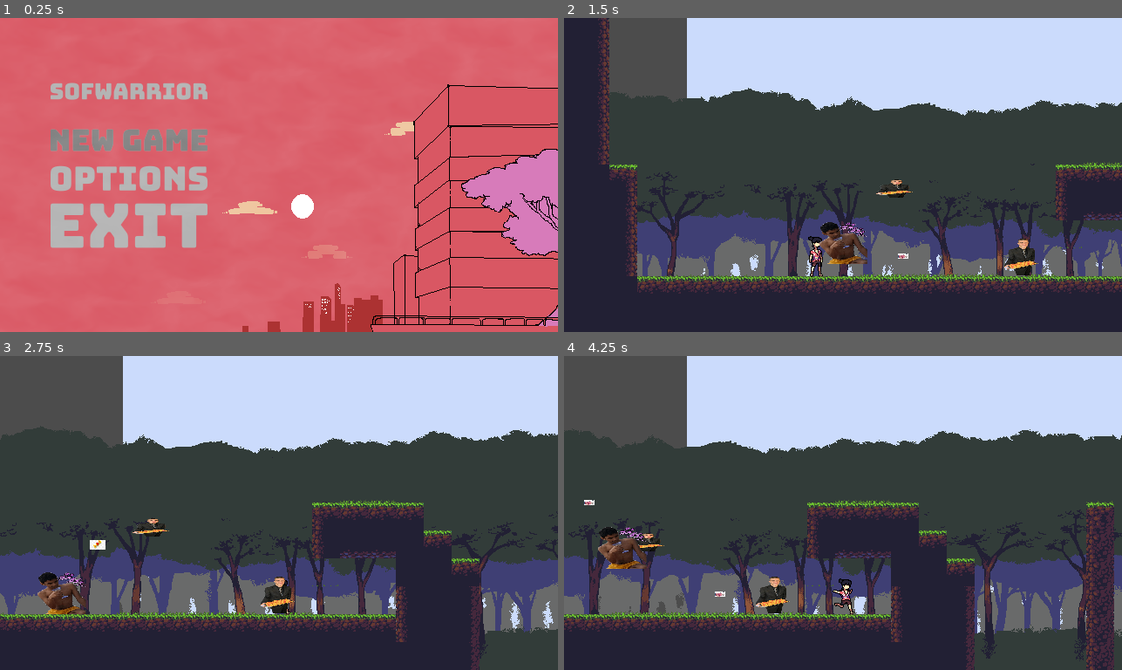
Above: before the commit, frames 1-4 (two rows, left to right).
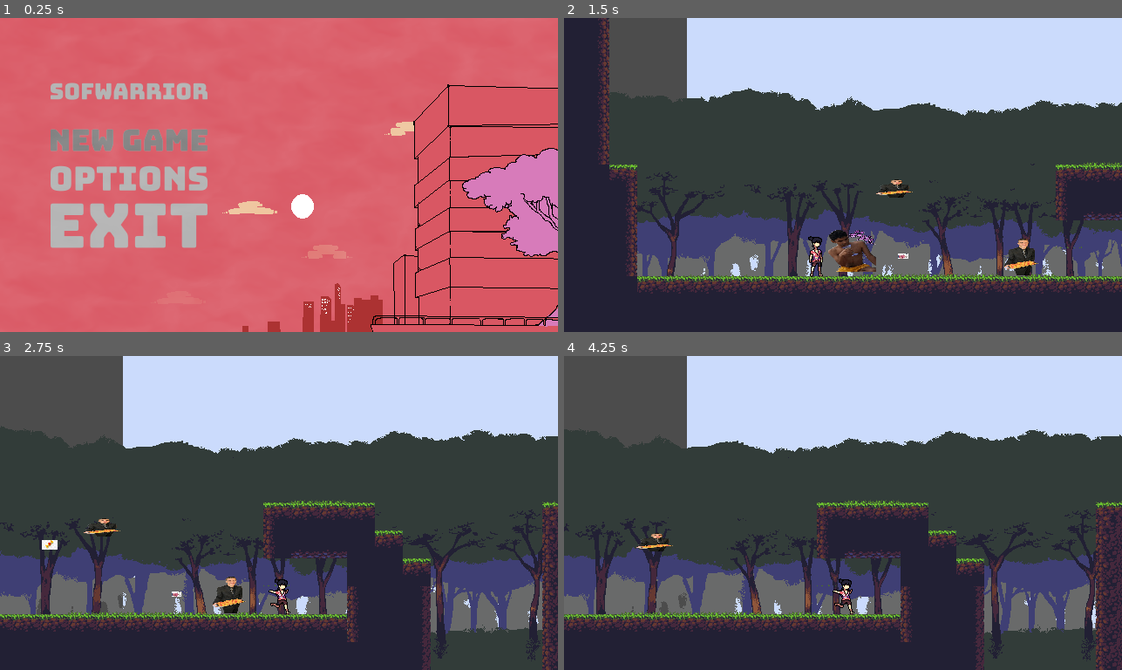
Above: after the commit, the same moments.

Repository: marcelo-lemos/Softwarrior
Game: Godot game, scene res://Nodes/UI/TitleScreen.tscn
Same seed, same stepped clock (60 frames per second), same inputs: the game is played once before the commit and once after it. The engine's default icon, where the game draws it, is replaced by a stand-in: a white triangle on a blue panel in a dark square.
Inputs (mouse positions are in pixels of both pictures, inside the frame that each line leads up to):
- Up to frame 1 (0.25 s): no input
- Up to frame 2 (1.5 s): click (692, 140) at 0.5 s; tap Enter (ui_accept) at 1.25 s; hold Right (ui_right) from 1.28 s (still down); hold X (attack) from 1.28 s (still down)
- Up to frame 3 (2.75 s): keep holding Right (ui_right); tap Z (jump) at 1.52, 2.27 s; tap C (dash) at 1.55, 2.1 s; release X (attack) at 2.03 s; tap X (attack) at 2.3 s
- Up to frame 4 (4.25 s): release Right (ui_right) at 2.78 s; hold Left (ui_left) 2.78-3.53 s; hold X (attack) 2.78-3.53 s; tap C (dash) at 3.05, 3.6 s; hold Right (ui_right) from 3.53 s (still down); tap Z (jump) at 3.77 s; tap X (attack) at 3.8 s

The runs differ from the first frame. In frame 1, 0.2% of the frame differs, in the area x 82-100%, y 41-77%; in frame 2, 1.0%; in frame 3, 23%, in the area x 0-100%, y 22-100%; in frame 4, 17%.

Commit message:
fixing general collision layers; player now can take damage and die

Diff:
--- a/game/Nodes/Characters/Enemies/AirShooterH.tscn
+++ b/game/Nodes/Characters/Enemies/AirShooterH.tscn
@@ -7,11 +7,6 @@
 
 [sub_resource type="SpriteFrames" id=1]
 animations = [ {
-"frames": [  ],
-"loop": true,
-"name": "shoot",
-"speed": 5.0
-}, {
 "frames": [ ExtResource( 3 ) ],
 "loop": true,
 "name": "move",
@@ -20,6 +15,11 @@
 "frames": [  ],
 "loop": true,
 "name": "die",
+"speed": 5.0
+}, {
+"frames": [  ],
+"loop": true,
+"name": "shoot",
 "speed": 5.0
 } ]
 
--- a/game/Nodes/Characters/Enemies/AirShooterV.gd
+++ b/game/Nodes/Characters/Enemies/AirShooterV.gd
@@ -12,7 +12,7 @@
 var direction = Vector2(0,1)
 
 #control
-var health = 3
+var health = 1
 var is_dead = false
 
 func _ready():
@@ -20,7 +20,7 @@
 
 func _process(delta):
 	if is_dead == false:
-		if position.y > move_range or position.y < -move_range:
+		if (position.y > move_range and direction.y == 1) or (position.y < -move_range and direction.y == -1):
 			direction *= -1
 
 		velocity = speed * direction
@@ -28,8 +28,8 @@
 
 		$AnimatedSprite.play("move")
 
-		if is_on_floor() or is_on_ceiling():
-			direction = direction * -1
+		#if is_on_floor() or is_on_ceiling():
+			#direction = direction * -1
 
 func die():
 	is_dead = true
--- a/game/Nodes/Characters/Enemies/AirShooterV.tscn
+++ b/game/Nodes/Characters/Enemies/AirShooterV.tscn
@@ -25,7 +25,6 @@
 "enemy",
 ] instance=ExtResource( 1 )]
 collision_layer = 4
-collision_mask = 2
 script = ExtResource( 2 )
 
 [node name="AnimatedSprite" parent="GenericCharacter" index="0"]
--- a/game/Nodes/Characters/Enemies/GenericEnemy.gd
+++ /dev/null
@@ -1,25 +0,0 @@
-extends KinematicBody2D
-
-#var direction = 1
-var velocity = Vector2()
-
-var health = 3
-var is_dead = false
-
-func _ready():
-	pass
-
-func _physics_process(delta):
-	pass
-
-func die():
-	is_dead = true
-	$AnimatedSprite.play("died")
-	$CollisionShape2D.disabled = true
-	$Timer.start()
-
-func take_damage(damage):
-	pass
-
-func _on_Timer_timeout():
-	queue_free()
--- a/game/Nodes/Characters/Enemies/GroundShooter.gd
+++ b/game/Nodes/Characters/Enemies/GroundShooter.gd
@@ -3,7 +3,7 @@
 const NORMAL = Vector2()
 
 onready var shooter = get_node("Shooter")
-onready var shot = preload("res://Nodes/Combat/GroundShoot.tscn")
+onready var shot = preload("res://Nodes/Combat/GroundShot.tscn")
 export(float) var speed
 export(float) var move_range
 
@@ -13,7 +13,7 @@
 var shot_direction = Vector2(-1, 0)
 
 #control
-var health = 3
+var health = 1
 var is_dead = false
 
 func _ready():
--- a/game/Nodes/Characters/Enemies/GroundShooter.tscn
+++ b/game/Nodes/Characters/Enemies/GroundShooter.tscn
@@ -50,7 +50,7 @@
 autostart = true
 
 [node name="PlayerDetector" type="Area2D" parent="GenericCharacter"]
-collision_layer = 2
+collision_layer = 0
 
 [node name="CollisionShape2D" type="CollisionShape2D" parent="GenericCharacter/PlayerDetector"]
 position = Vector2( -75.0816, -19.908 )
--- a/game/Nodes/Characters/Enemies/VeryAngryRunner.gd
+++ b/game/Nodes/Characters/Enemies/VeryAngryRunner.gd
@@ -14,7 +14,7 @@
 #var shot_direction = Vector2(-1, 0)
 
 #control
-var health = 3
+var health = 1
 var is_dead = false
 
 func _ready():
@@ -34,7 +34,6 @@
 			direction = direction * -1
 
 func die():
-	print($HitBoxDamage.monitorable)
 	is_dead = true
 	$AnimatedSprite.play("die")
 	$CollisionShape2D.disabled = true
--- a/game/Nodes/Characters/Player/GroundAttack.gd
+++ b/game/Nodes/Characters/Player/GroundAttack.gd
@@ -10,8 +10,9 @@
 enum ATTACK_INPUT_STATES { IDLE, LISTENING, REGISTERED }
 var attack_input_state = ATTACK_INPUT_STATES.IDLE
 var ready_for_next_attack = false
-const MAX_COMBO_COUNT = 3
+const MAX_COMBO_COUNT = 2
 var combo_count = 0
+var canceled = false
 
 var attack_current = {}
 var combo = [{
@@ -21,15 +22,12 @@
 	{
 		'damage': 1,
 		'animation': 'ground_attack2',
-	},
-	{
-		'damage': 1,
-		'animation': 'ground_attack3',
 	}]
 
 #var hit_objects = []
 
 func enter():
+	canceled = false
 	player.katana.connect("set_attack_input_listening", self, "set_attack_input_listening")
 	player.katana.connect("set_ready_for_next_attack", self, "set_ready_for_next_attack")
 	print("Entered GROUND_ATTACK")
@@ -62,6 +60,18 @@
 
 	state = new_state
 
+func update(delta):
+	if canceled:
+		print("AFUOJN(A*IN")
+		emit_signal("finished", "previous")
+	player.velocity.x = 0
+	if attack_input_state == ATTACK_INPUT_STATES.REGISTERED and ready_for_next_attack:
+		attack()
+	if Input.is_action_pressed("dash"):
+		_change_state(STATES.IDLE)
+		canceled = true
+		emit_signal("finished", "dash")
+
 func handle_input(event):
 	if not state == STATES.GROUND_ATTACK:
 		return
@@ -69,11 +79,6 @@
 		return
 	if event.is_action_pressed('attack'):
 		attack_input_state = ATTACK_INPUT_STATES.REGISTERED
-
-func update(delta):
-	player.velocity.x = 0
-	if attack_input_state == ATTACK_INPUT_STATES.REGISTERED and ready_for_next_attack:
-		attack()
 
 func attack():
 	combo_count += 1
@@ -88,14 +93,17 @@
 	ready_for_next_attack = true
 
 func _on_AnimationPlayer_animation_finished(anim_name):
-	if anim_name in ['ground_attack1', 'ground_attack2', 'ground_attack3']:
+
+	if anim_name in ['ground_attack1', 'ground_attack2']:
 		if not attack_current:
 			return
 		if attack_input_state == ATTACK_INPUT_STATES.REGISTERED and combo_count < MAX_COMBO_COUNT:
 			attack()
 		else:
 			_change_state(STATES.IDLE)
-			emit_signal("finished", "previous")
+			if !canceled:
+				print("a08rhiojsen9ionkl")
+				emit_signal("finished", "previous")
 
 func _on_HitBox_body_entered(body):
 	if body.is_in_group("enemy"):
--- a/game/Nodes/Characters/Player/Motion.gd
+++ b/game/Nodes/Characters/Player/Motion.gd
@@ -14,7 +14,6 @@
 		else:
 			shuriken_spawner.fire(Vector2(-1, 0), shuriken)
 
-	.handle_input(event)
 
 func update(delta):
 	input_direction = get_input_direction()[0]
--- a/game/Nodes/Characters/Player/Player.tscn
+++ b/game/Nodes/Characters/Player/Player.tscn
@@ -6,28 +6,28 @@
 [ext_resource path="res://Assets/Sprites/MC/PlayerDash2.png" type="Texture" id=4]
 [ext_resource path="res://Assets/Sprites/MC/PlayerDash3.png" type="Texture" id=5]
 [ext_resource path="res://Assets/Sprites/MC/PlayerDash4.png" type="Texture" id=6]
-[ext_resource path="res://Assets/Sprites/MC/playerJumpDown.png" type="Texture" id=7]
-[ext_resource path="res://Assets/Sprites/MC/PlayerRun1.png" type="Texture" id=8]
-[ext_resource path="res://Assets/Sprites/MC/PlayerRun2.png" type="Texture" id=9]
-[ext_resource path="res://Assets/Sprites/MC/PlayerRun3.png" type="Texture" id=10]
-[ext_resource path="res://Assets/Sprites/MC/PlayerRun4.png" type="Texture" id=11]
-[ext_resource path="res://Assets/Sprites/MC/PlayerRun5.png" type="Texture" id=12]
-[ext_resource path="res://Assets/Sprites/MC/PlayerRun6.png" type="Texture" id=13]
-[ext_resource path="res://Assets/Sprites/MC/PlayerRun7.png" type="Texture" id=14]
-[ext_resource path="res://Assets/Sprites/MC/PlayerRun8.png" type="Texture" id=15]
-[ext_resource path="res://Assets/Sprites/MC/PlayerRun9.png" type="Texture" id=16]
-[ext_resource path="res://Assets/Sprites/MC/PlayerRun10.png" type="Texture" id=17]
-[ext_resource path="res://Assets/Sprites/MC/PlayerRun11.png" type="Texture" id=18]
-[ext_resource path="res://Assets/Sprites/MC/PlayerIdle1.png" type="Texture" id=19]
-[ext_resource path="res://Assets/Sprites/MC/PlayerIdle2.png" type="Texture" id=20]
-[ext_resource path="res://Assets/Sprites/MC/PlayerIdle3.png" type="Texture" id=21]
-[ext_resource path="res://Assets/Sprites/MC/PlayerIdle4.png" type="Texture" id=22]
-[ext_resource path="res://Assets/Sprites/MC/PlayerIdle5.png" type="Texture" id=23]
-[ext_resource path="res://Assets/Sprites/MC/PlayerIdle6.png" type="Texture" id=24]
-[ext_resource path="res://Assets/Sprites/MC/playerJumpUp.png" type="Texture" id=25]
-[ext_resource path="res://Assets/Sprites/MC/PlayerWall1.png" type="Texture" id=26]
-[ext_resource path="res://Assets/Sprites/MC/PlayerWall2.png" type="Texture" id=27]
-[ext_resource path="res://Assets/Sprites/MC/PlayerWall3.png" type="Texture" id=28]
+[ext_resource path="res://Assets/Sprites/MC/PlayerRun1.png" type="Texture" id=7]
+[ext_resource path="res://Assets/Sprites/MC/PlayerRun2.png" type="Texture" id=8]
+[ext_resource path="res://Assets/Sprites/MC/PlayerRun3.png" type="Texture" id=9]
+[ext_resource path="res://Assets/Sprites/MC/PlayerRun4.png" type="Texture" id=10]
+[ext_resource path="res://Assets/Sprites/MC/PlayerRun5.png" type="Texture" id=11]
+[ext_resource path="res://Assets/Sprites/MC/PlayerRun6.png" type="Texture" id=12]
+[ext_resource path="res://Assets/Sprites/MC/PlayerRun7.png" type="Texture" id=13]
+[ext_resource path="res://Assets/Sprites/MC/PlayerRun8.png" type="Texture" id=14]
+[ext_resource path="res://Assets/Sprites/MC/PlayerRun9.png" type="Texture" id=15]
+[ext_resource path="res://Assets/Sprites/MC/PlayerRun10.png" type="Texture" id=16]
+[ext_resource path="res://Assets/Sprites/MC/PlayerRun11.png" type="Texture" id=17]
+[ext_resource path="res://Assets/Sprites/MC/PlayerWall1.png" type="Texture" id=18]
+[ext_resource path="res://Assets/Sprites/MC/PlayerWall2.png" type="Texture" id=19]
+[ext_resource path="res://Assets/Sprites/MC/PlayerWall3.png" type="Texture" id=20]
+[ext_resource path="res://Assets/Sprites/MC/PlayerIdle1.png" type="Texture" id=21]
+[ext_resource path="res://Assets/Sprites/MC/PlayerIdle2.png" type="Texture" id=22]
+[ext_resource path="res://Assets/Sprites/MC/PlayerIdle3.png" type="Texture" id=23]
+[ext_resource path="res://Assets/Sprites/MC/PlayerIdle4.png" type="Texture" id=24]
+[ext_resource path="res://Assets/Sprites/MC/PlayerIdle5.png" type="Texture" id=25]
+[ext_resource path="res://Assets/Sprites/MC/PlayerIdle6.png" type="Texture" id=26]
+[ext_resource path="res://Assets/Sprites/MC/playerJumpUp.png" type="Texture" id=27]
+[ext_resource path="res://Assets/Sprites/MC/playerJumpDown.png" type="Texture" id=28]
 [ext_resource path="res://Nodes/Combat/Katana.tscn" type="PackedScene" id=29]
 [ext_resource path="res://Nodes/Combat/genericShooter.gd" type="Script" id=30]
 [ext_resource path="res://Nodes/Characters/Player/PlayerStateMachine.gd" type="Script" id=31]
@@ -50,29 +50,29 @@
 "name": "Dash",
 "speed": 5.0
 }, {
-"frames": [ ExtResource( 7 ) ],
+"frames": [ ExtResource( 7 ), ExtResource( 8 ), ExtResource( 9 ), ExtResource( 10 ), ExtResource( 11 ), ExtResource( 12 ), ExtResource( 13 ), ExtResource( 14 ), ExtResource( 15 ), ExtResource( 16 ), ExtResource( 17 ) ],
+"loop": true,
+"name": "Run",
+"speed": 5.0
+}, {
+"frames": [ ExtResource( 18 ), ExtResource( 19 ), ExtResource( 20 ) ],
+"loop": true,
+"name": "Wall",
+"speed": 5.0
+}, {
+"frames": [ ExtResource( 21 ), ExtResource( 22 ), ExtResource( 23 ), ExtResource( 24 ), ExtResource( 25 ), ExtResource( 26 ) ],
+"loop": true,
+"name": "Idle",
+"speed": 5.0
+}, {
+"frames": [ ExtResource( 27 ) ],
+"loop": true,
+"name": "JumpUp",
+"speed": 5.0
+}, {
+"frames": [ ExtResource( 28 ) ],
 "loop": true,
 "name": "JumpDown",
-"speed": 5.0
-}, {
-"frames": [ ExtResource( 8 ), ExtResource( 9 ), ExtResource( 10 ), ExtResource( 11 ), ExtResource( 12 ), ExtResource( 13 ), ExtResource( 14 ), ExtResource( 15 ), ExtResource( 16 ), ExtResource( 17 ), ExtResource( 18 ) ],
-"loop": true,
-"name": "Run",
-"speed": 5.0
-}, {
-"frames": [ ExtResource( 19 ), ExtResource( 20 ), ExtResource( 21 ), ExtResource( 22 ), ExtResource( 23 ), ExtResource( 24 ) ],
-"loop": true,
-"name": "Idle",
-"speed": 5.0
-}, {
-"frames": [ ExtResource( 25 ) ],
-"loop": true,
-"name": "JumpUp",
-"speed": 5.0
-}, {
-"frames": [ ExtResource( 26 ), ExtResource( 27 ), ExtResource( 28 ) ],
-"loop": true,
-"name": "Wall",
 "speed": 5.0
 } ]
 
@@ -82,6 +82,9 @@
 [sub_resource type="Gradient" id=3]
 offsets = PoolRealArray( 0, 0.754601, 1 )
 colors = PoolColorArray( 0.0823529, 0.0745098, 0.101961, 1, 0.0823529, 0.0745098, 0.101961, 0.317647, 0.0823529, 0.0745098, 0.101961, 0.0156863 )
+
+[sub_resource type="RectangleShape2D" id=4]
+extents = Vector2( 9.61961, 23.0343 )
 
 [node name="MainCharacter" type="Node2D"]
 script = ExtResource( 1 )
@@ -103,7 +106,6 @@
 [node name="Katana" parent="GenericCharacter" instance=ExtResource( 29 )]
 
 [node name="HitBox" parent="GenericCharacter/Katana" index="0"]
-rotation = 1.5708
 collision_layer = 0
 collision_mask = 8
 
@@ -203,7 +205,14 @@
 [node name="Timer" type="Timer" parent="GenericCharacter/TextureEmitter/Default"]
 wait_time = 0.15
 one_shot = true
-[connection signal="area_entered" from="GenericCharacter/Katana/HitBox" to="GenericCharacter/Katana" method="_on_HitBox_area_entered"]
+
+[node name="HitBoxDamage" type="Area2D" parent="GenericCharacter" groups=[
+"player",
+]]
+
+[node name="CollisionShape2D" type="CollisionShape2D" parent="GenericCharacter/HitBoxDamage"]
+position = Vector2( -1.32867, 1.82342 )
+shape = SubResource( 4 )
 [connection signal="animation_finished" from="GenericCharacter/Katana/AnimationPlayer" to="GenericCharacter/StateMachine/GroundAttack" method="_on_AnimationPlayer_animation_finished"]
 [connection signal="animation_finished" from="GenericCharacter/Katana/AnimationPlayer" to="GenericCharacter/StateMachine/DashAttack" method="_on_AnimationPlayer_animation_finished"]
 [connection signal="animation_finished" from="GenericCharacter/Katana/AnimationPlayer" to="GenericCharacter/StateMachine/AirAttack" method="_on_AnimationPlayer_animation_finished"]
--- a/game/Nodes/Characters/Player/PlayerController.gd
+++ b/game/Nodes/Characters/Player/PlayerController.gd
@@ -19,3 +19,13 @@
 
 func _process(delta):
 	velocity = body.move_and_slide(velocity, NORMAL)
+
+func take_damage(damage):
+	print("AI CARALHO")
+	health -= damage
+	print(health, damage)
+	if health <= 0:
+		die()
+
+func die():
+	$GenericCharacter.get_node("AnimatedSprite").flip_v = true
--- a/game/Nodes/Characters/Player/PlayerStateMachine.gd
+++ b/game/Nodes/Characters/Player/PlayerStateMachine.gd
@@ -20,6 +20,3 @@
 		states_stack.push_front(states_map[state_name])
 
 	._change_state(state_name)
-
-func _input(event):
-	current_state.handle_input(event)
--- a/game/Nodes/Combat/GroundShoot.gd
+++ b/game/Nodes/Combat/GroundShot.gd
@@ -22,3 +22,8 @@
 
 func _on_Area2D_body_entered(body):
 	queue_free()
+
+func _on_Area2D_area_entered(area):
+	if area.is_in_group("player"):
+		area.get_node("../../").take_damage(damage)
+		queue_free()
--- a/game/Nodes/Combat/GroundShoot.tscn
+++ b/game/Nodes/Combat/GroundShot.tscn
@@ -1,6 +1,6 @@
 [gd_scene load_steps=5 format=2]
 
-[ext_resource path="res://Nodes/Combat/GroundShoot.gd" type="Script" id=1]
+[ext_resource path="res://Nodes/Combat/GroundShot.gd" type="Script" id=1]
 [ext_resource path="res://Assets/Sprites/dead_pedroka.png" type="Texture" id=2]
 
 [sub_resource type="SpriteFrames" id=1]
@@ -25,5 +25,5 @@
 
 [node name="CollisionShape2D" type="CollisionShape2D" parent="."]
 shape = SubResource( 2 )
-
+[connection signal="area_entered" from="." to="." method="_on_Area2D_area_entered"]
 [connection signal="body_entered" from="." to="." method="_on_Area2D_body_entered"]
--- a/game/Nodes/Combat/Katana.tscn
+++ b/game/Nodes/Combat/Katana.tscn
@@ -162,26 +162,12 @@
 "values": [  ]
 }
 
-[sub_resource type="Animation" id=5]
-length = 0.25
-step = 0.05
-tracks/0/type = "value"
-tracks/0/path = NodePath("HitBox:position")
-tracks/0/interp = 1
-tracks/0/loop_wrap = true
-tracks/0/imported = false
-tracks/0/enabled = true
-tracks/0/keys = {
-"times": PoolRealArray( 0, 0.15 ),
-"transitions": PoolRealArray( 1, 1 ),
-"update": 0,
-"values": [ Vector2( 10, 0 ), Vector2( 10, 10 ) ]
-}
-
 [node name="Katana" type="Node2D"]
 script = ExtResource( 1 )
 
 [node name="HitBox" parent="." instance=ExtResource( 2 )]
+position = Vector2( 10, 10 )
+rotation = 1.5708
 scale = Vector2( 0.567981, 0.833842 )
 script = null
 
@@ -193,7 +179,6 @@
 anims/dash_attack = SubResource( 2 )
 anims/ground_attack1 = SubResource( 3 )
 anims/ground_attack2 = SubResource( 4 )
-anims/ground_attack3 = SubResource( 5 )
 [connection signal="area_entered" from="HitBox" to="." method="_on_HitBox_area_entered"]
 
 [editable path="HitBox"]
--- a/game/Nodes/Combat/ShooterShotH.gd
+++ b/game/Nodes/Combat/ShooterShotH.gd
@@ -22,3 +22,9 @@
 
 func _on_Area2D_body_entered(body):
 	queue_free()
+
+func _on_Area2D_area_entered(area):
+	if area.is_in_group("player"):
+		print("(&AUOEFJN")
+		area.get_node("../../").take_damage(damage)
+		queue_free()
--- a/game/Nodes/Combat/ShooterShotH.tscn
+++ b/game/Nodes/Combat/ShooterShotH.tscn
@@ -25,5 +25,5 @@
 scale = Vector2( 0.02, 0.02 )
 frames = SubResource( 2 )
 animation = "move"
-
+[connection signal="area_entered" from="." to="." method="_on_Area2D_area_entered"]
 [connection signal="body_entered" from="." to="." method="_on_Area2D_body_entered"]
--- a/game/Nodes/Combat/ShooterShotV.gd
+++ b/game/Nodes/Combat/ShooterShotV.gd
@@ -22,3 +22,8 @@
 
 func _on_Area2D_body_entered(body):
 	queue_free()
+
+func _on_Area2D_area_entered(area):
+	if area.is_in_group("player"):
+		area.get_node("../../").take_damage(damage)
+		queue_free()
--- a/game/Nodes/Combat/ShooterShotV.tscn
+++ b/game/Nodes/Combat/ShooterShotV.tscn
@@ -25,5 +25,5 @@
 scale = Vector2( 0.02, 0.02 )
 frames = SubResource( 2 )
 animation = "move"
-
+[connection signal="area_entered" from="." to="." method="_on_Area2D_area_entered"]
 [connection signal="body_entered" from="." to="." method="_on_Area2D_body_entered"]
--- a/game/Nodes/Combat/Shuriken.gd
+++ b/game/Nodes/Combat/Shuriken.gd
@@ -21,7 +21,9 @@
 		or position.y > OS.get_screen_size().y
 
 func _on_Area2D_area_entered(area):
-	print(area.name)
 	if area.is_in_group("enemy"):
 		area.get_node("../").take_damage(damage)
 	queue_free()
+
+func _on_Area2D_body_entered(body):
+	queue_free()
--- a/game/Nodes/Combat/Shuriken.tscn
+++ b/game/Nodes/Combat/Shuriken.tscn
@@ -6,7 +6,7 @@
 
 [node name="Area2D" type="Area2D"]
 collision_layer = 0
-collision_mask = 8
+collision_mask = 10
 script = ExtResource( 1 )
 
 [node name="CollisionShape2D" type="CollisionShape2D" parent="."]
--- a/game/Nodes/UI/TitleScreen.tscn
+++ b/game/Nodes/UI/TitleScreen.tscn
@@ -98,7 +98,7 @@
 [node name="Arvore" type="AnimatedSprite" parent="."]
 z_index = 3
 frames = SubResource( 1 )
-frame = 5
+frame = 1
 playing = true
 centered = false
 
Not shown: 1 places in game/Nodes/Characters/Player/Player.tscn that only renumber resources
Not shown: 1 places in game/Nodes/Combat/Katana.tscn that only renumber resources
